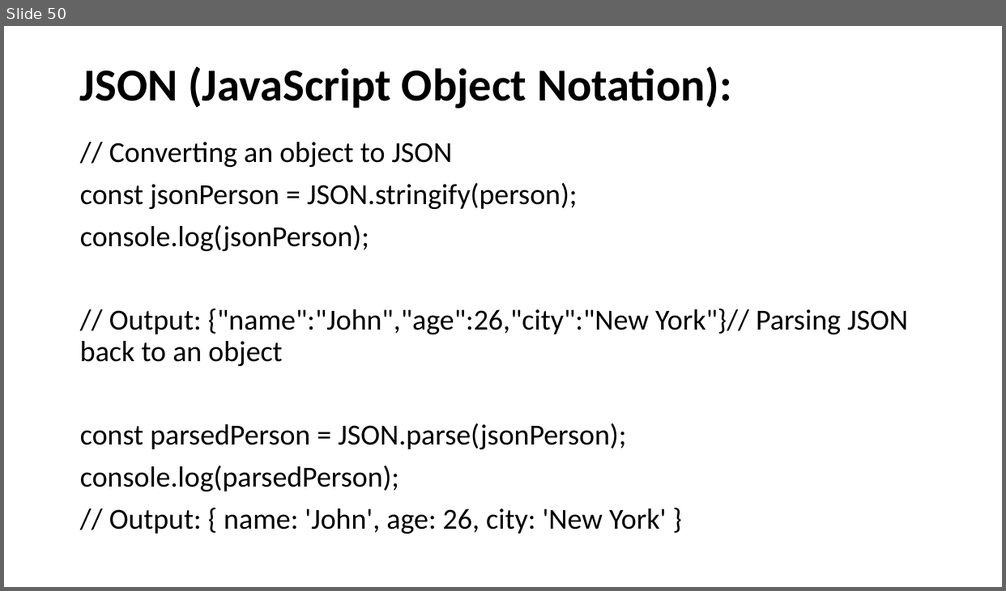
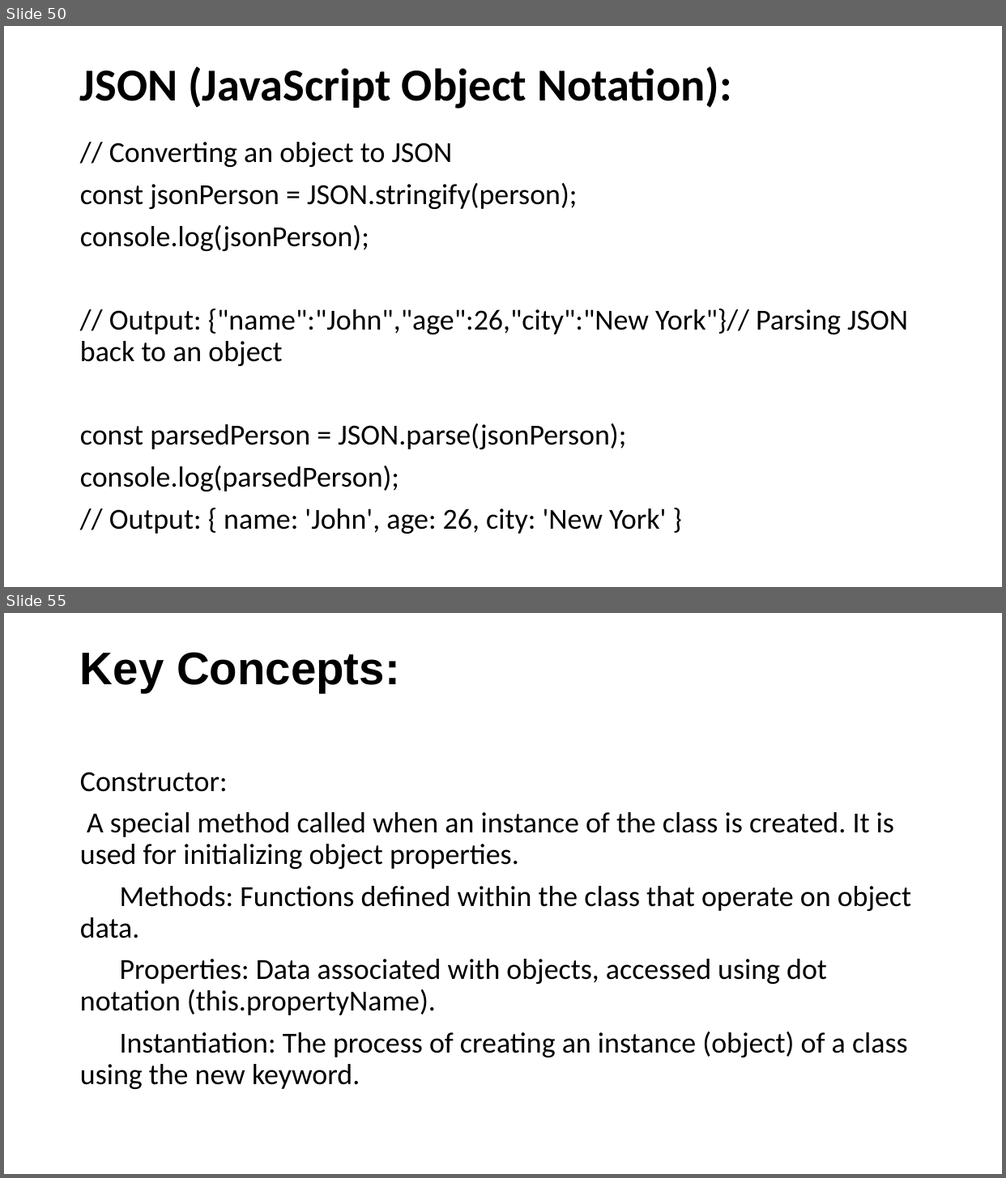
Before and after one commit to SethLK/JavaScript-Wizard-Course-for-Beginners, a slide deck: JavaScript Master Course for Beginners.pptx. Shown one above the other, each under a label of ours: slide 50 before the commit, slides 50 and 55 after it; the slides between them are not shown. The pictures are 1006x591 and 1006x1178 pixels, drawn with LibreOffice and Linux fonts; fonts in the diff are those of the drawing. Boxes give left, top, right and bottom in pixels: in the first picture for what was removed or moved away, otherwise in the second. Text is boxed around its words. In the diff, an @@ line names an element or a change of style, - is before the commit and + after.

Commit message:
Update the pptx

```diff
--- a/JavaScript Master Course for Beginners.pptx
+++ b/JavaScript Master Course for Beginners.pptx
@@ slide 55 added at [4,613,1002,1174], background #FFFFFF @@
@@ title added at [80,652,400,692], 44 pt, text #000000, bold @@
+Key Concepts:
@@ text added at [80,772,911,1089], 28 pt, text #000000 @@
+Constructor:
+A special method called when an instance of the class is created. It is used for initializing object properties.
+Methods: Functions defined within the class that operate on object data.
+Properties: Data associated with objects, accessed using dot notation (this.propertyName).
+Instantiation: The process of creating an instance (object) of a class using the new keyword.
```
Also in this commit, not shown: 7 other slides added.
